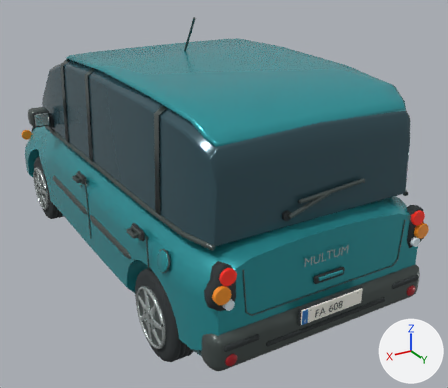
Two versions of the glTF model vehicles/multum.glb, one commit apart.
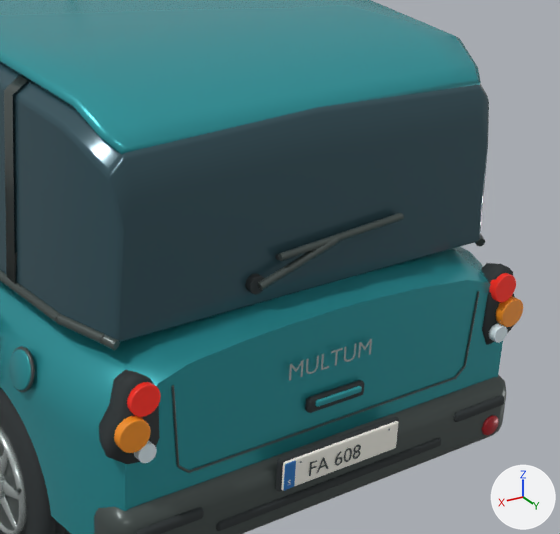
Each version is shown whole from a 50 mm lens placed at (2.28, 4.53, 2.7), pointed at (-0.24, 0.33, 0.6), then close up on the part from 34% to 100% of the width and 17% to 90% of the height. Every picture has the same lights, and +X, +Y and +Z are marked at lower right. The first two pictures are the older version. Where no turn or scale is listed for an object, it has been applied to the vertices.

Before the edit, the objects in view are built like this:
```python
me_cube_053 = bpy.data.meshes.new('Cube.053')
me_cube_053.from_pydata(...)  # 96 vertices, 188 faces; spans x -0.254..0.254, y -0.012..0.012, z -0.061..0.061
me_cube_053.materials.append(mat_tire_rubber)  # dark grey #2c3234
me_däck_003 = bpy.data.meshes.new('Däck.003')
me_däck_003.from_pydata(...)  # 1408 vertices, 2812 faces; spans x 0.699..0.895, y 0.982..1.618, z 0.0..0.636
me_däck_003.materials.append(mat_tire_rubber)  # dark grey #2c3234
me_rounded_body_and_short_bonnet_precision_surface = bpy.data.meshes.new('Rounded body and short bonnet precision surface')
me_rounded_body_and_short_bonnet_precision_surface.from_pydata(...)  # 3148 vertices, 6292 faces; spans x -0.92..0.92, y -2.04..1.99, z 0.22..1.09
me_rounded_body_and_short_bonnet_precision_surface.materials.append(mat_lagoon_teal_enamel)  # cyan #35a4ac
ob_däck_003 = bpy.data.objects.new('Däck.003', me_däck_003)
ob_däck_003.location = (0.0, 0.0, 0.0)
ob_registration_plate_holder_001 = bpy.data.objects.new('Registration plate holder.001', me_cube_053)
ob_registration_plate_holder_001.location = (0.0, 2.042, 0.525)
ob_rounded_body_and_short_bonnet = bpy.data.objects.new('Rounded body and short bonnet', me_rounded_body_and_short_bonnet_precision_surface)
ob_rounded_body_and_short_bonnet.location = (0.0, 0.0, 0.0)
# also in view: 'Rear indicator lens.001' at (0.78, 2.01, 0.83); 'Rear bumper corner rub strip.001' at (0.66, 2.04, 0.49); 'Rear bumper central rub strip' at (0.0, 2.03, 0.41); 'Tail lamp' at (-0.74, 2.0, 0.94); 'Painted fuel door' at (0.91, 1.53, 0.86)
```
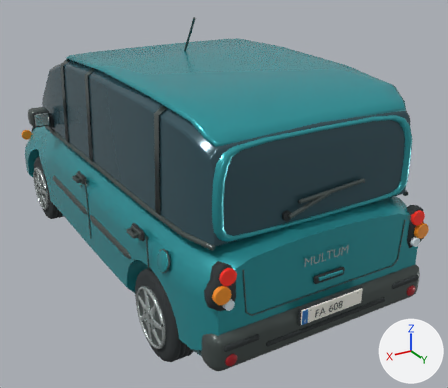
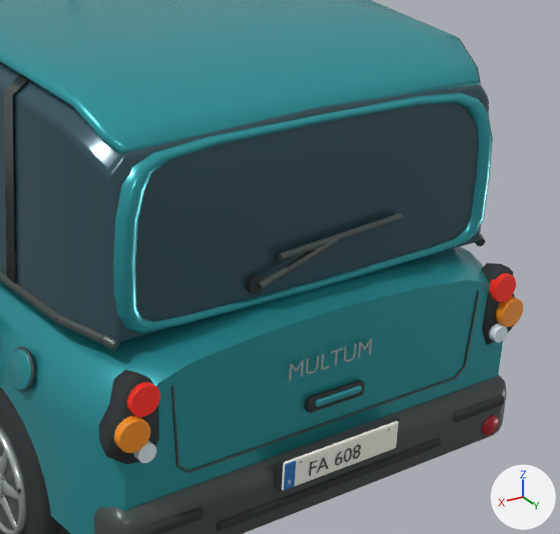
Commit message: Frame the Multum rear window

Where the change shows, as pixel boxes [x1, y1, x2, y2] in the close-ups (560 x 534 px):
'Painted rear window surround', added: after [113, 93, 493, 333]

The edits, one by one:
Mesh me_painted_rear_window_surround is new.
It has 110 vertices, 176 faces and spans x -0.747..0.747, y 1.817..1.887, z 1.059..1.639.
It uses material mat_lagoon_teal_enamel (cyan #35a4ac).
Object 'Painted rear window surround' (ob_painted_rear_window_surround) is new; it shows me_painted_rear_window_surround.
Its location is (0.0, 0.0, 0.0).
